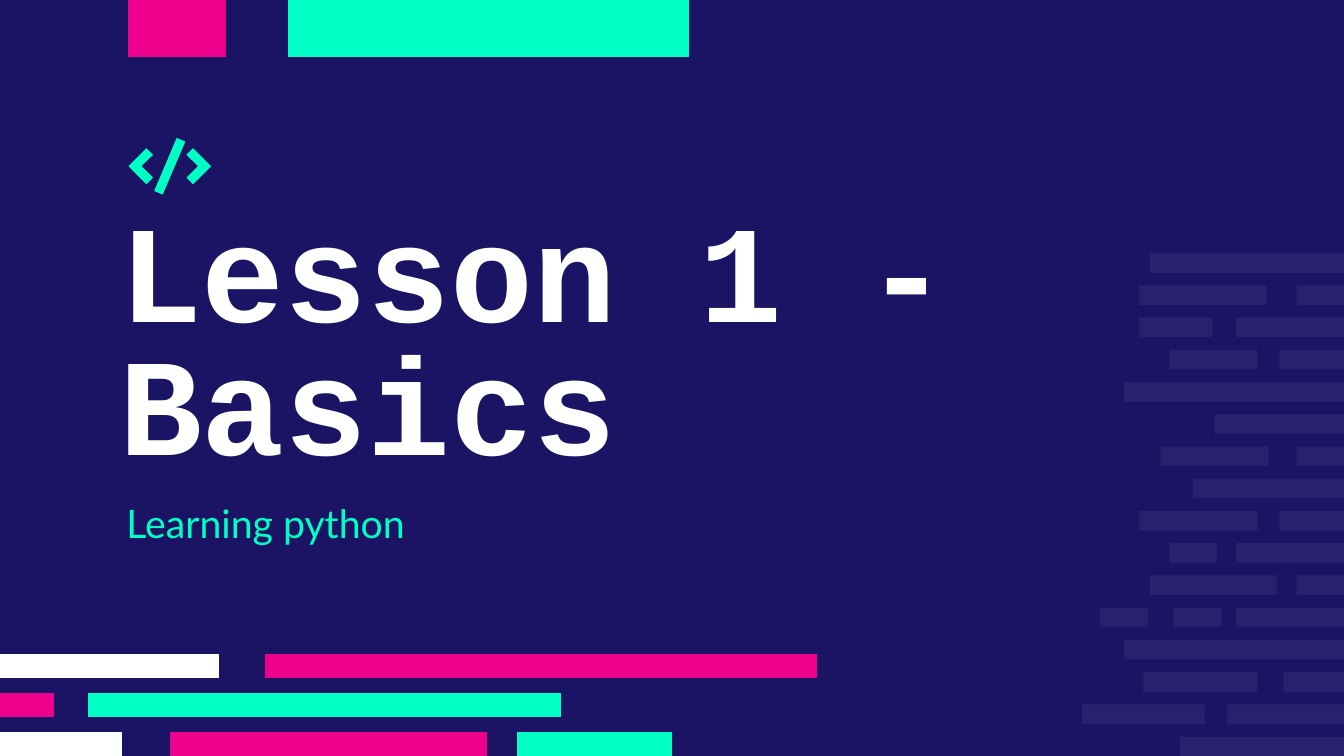
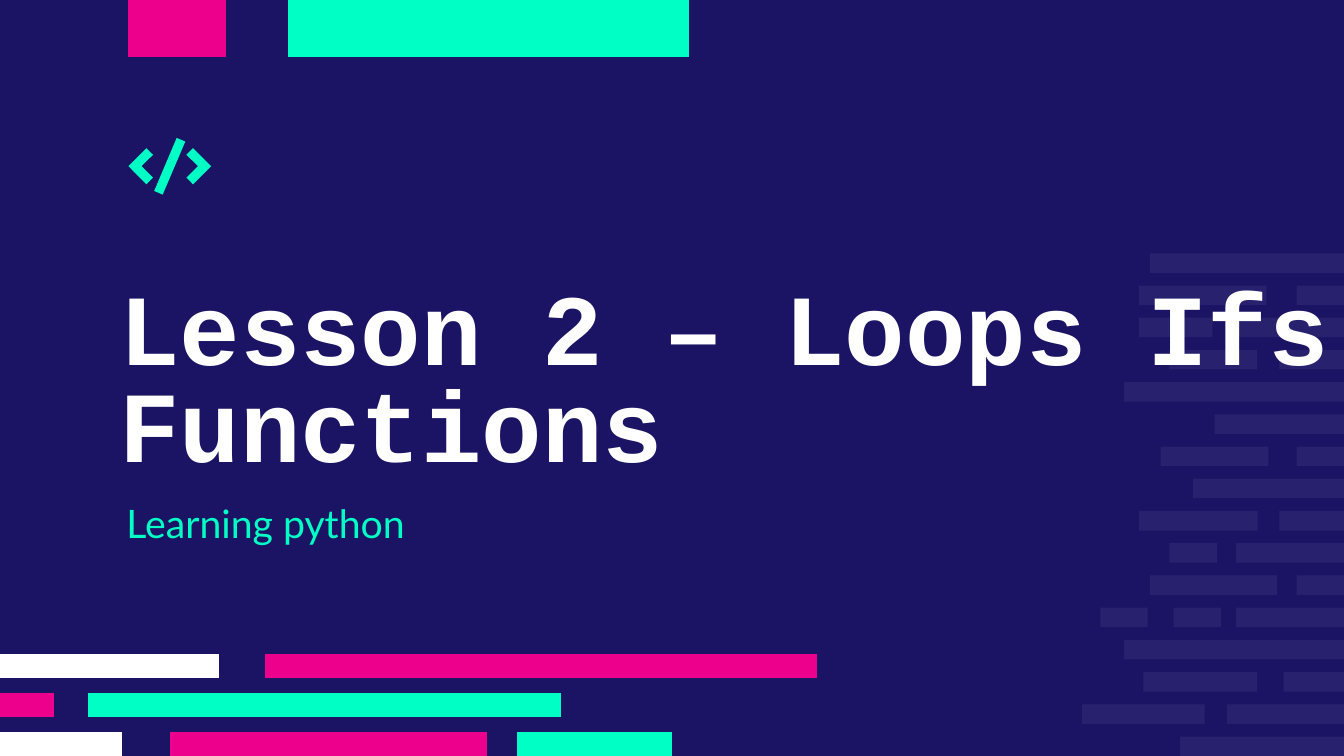
Before and after one commit to deepblue597/python_tutorial, a slide deck: slide 1 of lesson 2/Lesson 2 Python.pptx. Drawn at 1344x756 pixels with LibreOffice and Linux fonts; fonts in the diff are those of the drawing. Boxes give left, top, right and bottom in pixels: in the first picture for what was removed or moved away, otherwise in the second. Text is boxed around its words. In the diff, an @@ line names an element or a change of style, - is before the commit and + after.

```diff
--- a/lesson 2/Lesson 2 Python.pptx
+++ b/lesson 2/Lesson 2 Python.pptx
@@ title at (x1=119, y1=293, x2=1328, y2=463): text changed; size 74 to 54 pt @@
-Lesson 1 - Basics
+Lesson 2 – Loops Ifs Functions
```
Also in this commit, not shown: 3 other slides changed, 9 slides added, 3 slides removed, 1 other file.
